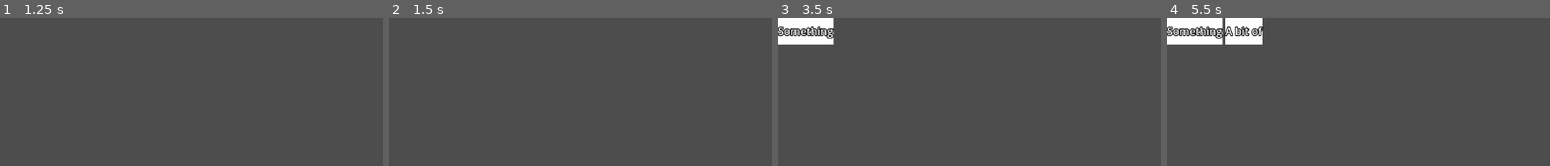
Above: before the commit, frames 1-4 (left to right).
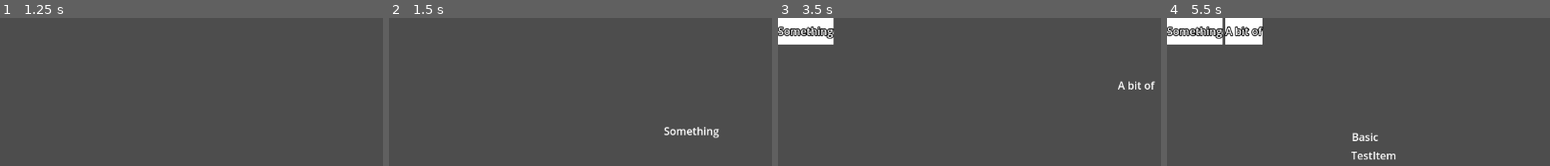
Above: after the commit, the same moments.

Repository: rundoom/BlindGame
Game: Godot game, scene res://test_level/tile_map.tscn
The game is run twice, just before and just after one commit, with the same random seed, the same clock (stepped at 60 frames per second) and the same inputs.
Inputs:
- Up to frame 1 (1.25 s): tap Enter (ui_accept) at 0.5, 0.77 s; hold Right (ui_right) from 0.53 s (still down)
- Up to frame 2 (1.5 s): tap Enter (ui_accept) at 1.25 s; release Right (ui_right) at 1.28 s; hold Down (ui_down) from 1.28 s (still down)
- Up to frame 3 (3.5 s): tap Enter (ui_accept) at 1.52, 2, 2.75, 3.02 s; release Down (ui_down) at 2.03 s; hold Right (ui_right) 2.03-2.78 s; hold Up (ui_up) from 2.78 s (still down)
- Up to frame 4 (5.5 s): release Up (ui_up) at 3.53 s; hold Left (ui_left) 3.53-5.03 s; tap Enter (ui_accept) at 3.77, 4.25, 4.52, 5 s; hold Down (ui_down) from 5.03 s (still down)

Frame 1 is identical in both runs. In frame 2, 0.5% of the frame differs, in the area x 71-87%, y 73-82%; in frame 3, 0.3%; in frame 4, 0.6%, in the area x 48-60%, y 77-97%.

Commit message:
Show item name

Diff:
--- a/character/ItemPicker.gd
+++ b/character/ItemPicker.gd
@@ -7,8 +7,9 @@
 
 func _on_area_entered(area: Area2D) -> void:
 	items_in_area.append(area)
-
+	area.show_name()
 
 
 func _on_area_exited(area: Area2D) -> void:
 	items_in_area.erase(area)
+	area.hide_name()
--- a/items/BaseItem.gd
+++ b/items/BaseItem.gd
@@ -2,3 +2,15 @@
 class_name BaseItem
 
 @export var item_name: StringName
+
+
+func _ready() -> void:
+	$Name.text = item_name
+
+
+func show_name():
+	$Name.show()
+
+
+func hide_name():
+	$Name.hide()
